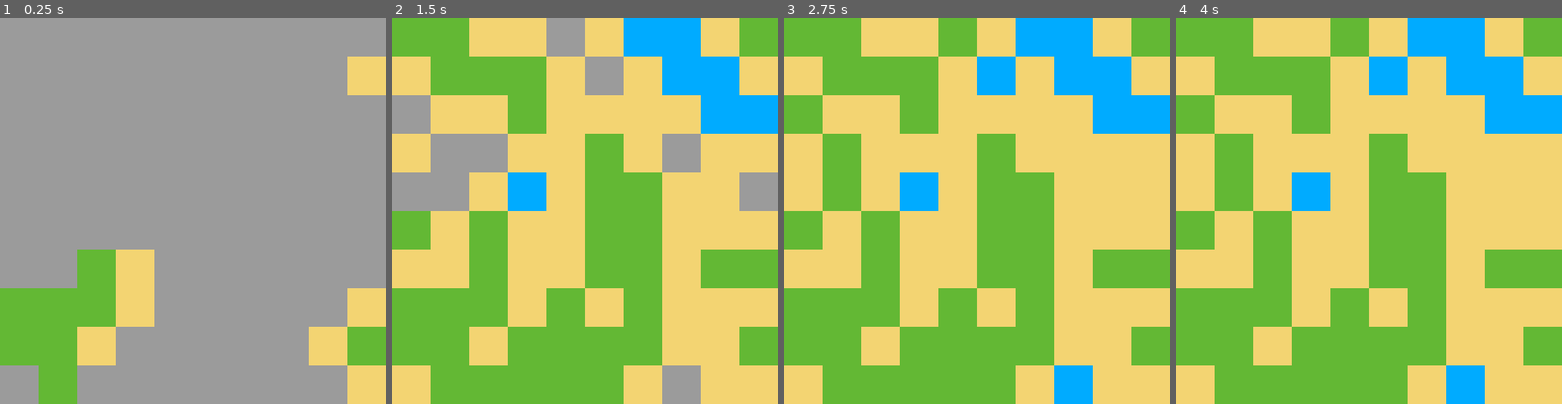
Above: before the commit, frames 1-4 (left to right).
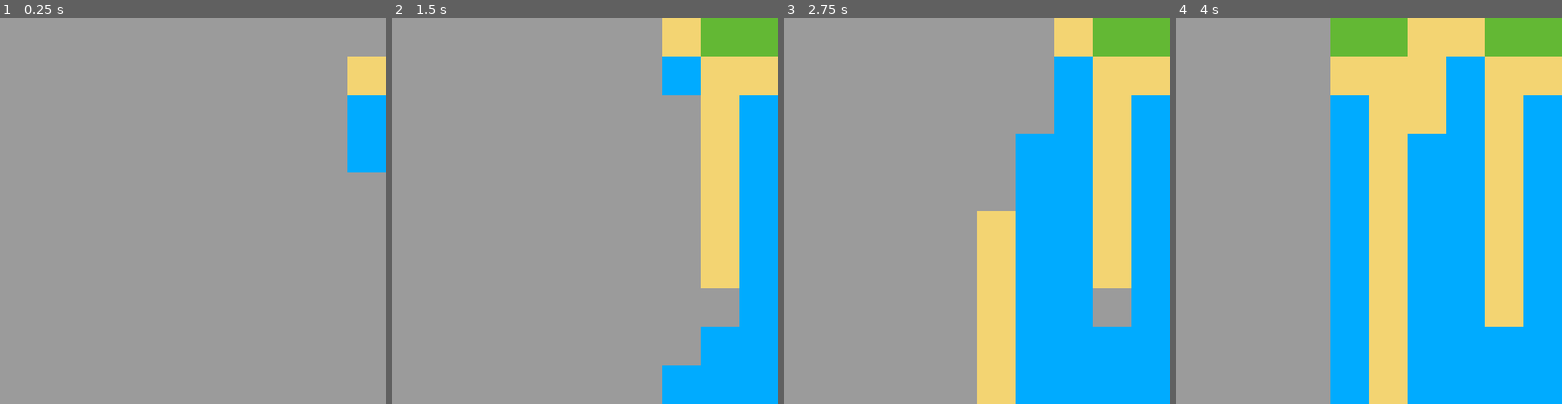
Above: after the commit, the same moments.

Repository: chaotic-pan/MP_GT_03_WFC
Game: Godot game, scene res://main.tscn
The game is run twice, just before and just after one commit, with the same random seed, the same clock (stepped at 60 frames per second) and the same inputs.
Inputs:
- Up to frame 1 (0.25 s): no input
- Up to frame 2 (1.5 s): no input
- Up to frame 3 (2.75 s): no input
- Up to frame 4 (4 s): no input

The runs differ from the first frame. In frame 1, 16% of the frame differs, in the area x 0-100%, y 20-100%; in frame 2, 85%; in frame 3, 91%, in the area x 0-100%, y 0-100%; in frame 4, 85%.

Commit message:
fixed rules

Diff:
--- a/main.gd
+++ b/main.gd
@@ -2,6 +2,7 @@
 var matrix=[]
 var rnd = RandomNumberGenerator.new()
 var finished = false
+var timer = 0.05
 
 # Called when the node enters the scene tree for the first time.
 func _ready():
@@ -15,21 +16,24 @@
 			matrix[x][y].pos = Vector2(x,y)
 
 # Called every frame. 'delta' is the elapsed time since the previous frame.
-func _process(delta):
-	if finished:
+func _process(_delta):
+	timer -= _delta
+	if finished || timer > 0:
 		return
+	timer = 0.05
 	var tile = getLowestEntrophy()
 	tile.collapse()
 	var x = tile.pos.x
 	var y = tile.pos.y
 	if x > 0:
-		propagation(tile, matrix[x-1][y])
+		propagation(tile.up, matrix[x-1][y])
 	if x < 9:
-		propagation(tile, matrix[x+1][y])
+		propagation(tile.down, matrix[x+1][y])
 	if y > 0:
-		propagation(tile, matrix[x][y-1])
+		propagation(tile.left, matrix[x][y-1])
 	if y < 9:
-		propagation(tile, matrix[x][y+1])
+		propagation(tile.right, matrix[x][y+1])
+
 
 func getLowestEntrophy():
 	var min = 4
@@ -48,8 +52,7 @@
 		finished = true
 	return minTiles[rnd.randf_range(0, minTiles.size())]
 
-func propagation(tile, neighbor):
-	var connections = tile.neighbors
+func propagation(connections, neighbor):
 	var possible = neighbor.options
 	var newPoss = []
 
--- a/tile.gd
+++ b/tile.gd
@@ -1,8 +1,13 @@
 extends ColorRect
+enum  type{EMPTY, SEA, COAST, LAND}
+@export var Tiletype = type.EMPTY
+var options = [type.SEA, type.COAST, type.LAND]
 
-@export var type = tileType.type.EMPTY
-var options = [tileType.type.SEA, tileType.type.COAST, tileType.type.LAND]
-var neighbors = []
+var up = []
+var down =[]
+var left = []
+var right = []
+
 var rnd = RandomNumberGenerator.new()
 var pos = Vector2(0,0)
 
@@ -11,29 +16,37 @@
 	setTile()
 
 func setTile():
-	match type:
-		tileType.type.EMPTY:
+	match Tiletype:
+		type.EMPTY:
 			color = Color("#9b9b9b")
-			neighbors = []
-		tileType.type.SEA:
+		type.SEA:
 			color = Color("#00abff")
-			neighbors = [tileType.type.SEA, tileType.type.COAST]
-		tileType.type.COAST:
+			up = [type.SEA, type.COAST]
+			down = [type.SEA]
+			left = [type.SEA, type.COAST]
+			right = [type.SEA, type.COAST]
+		type.COAST:
 			color = Color("#f3d472")
-			neighbors = [tileType.type.SEA, tileType.type.COAST, tileType.type.LAND]
-		tileType.type.LAND:
+			up = [type.LAND, type.COAST]
+			down = [type.SEA, type.COAST]
+			left = [type.SEA, type.COAST, type.LAND]
+			right = [type.SEA, type.COAST, type.LAND]
+		type.LAND:
 			color = Color("#63b834")
-			neighbors = [tileType.type.COAST, tileType.type.LAND]
+			up = [type.LAND]
+			down = [type.COAST, type.LAND]
+			right = [type.COAST, type.LAND]
+			left = [type.COAST, type.LAND]
 
 func getEntrophy():
-	if type != tileType.type.EMPTY:
+	if options.size() == 0:
 		return 4
 	return options.size()
 
 func collapse():
-	if type != tileType.type.EMPTY:
+	if options.size() == 0:
 		return
 	var c = options[rnd.randf_range(0, options.size())]
-	type = c
+	Tiletype = c
 	options.clear()
 	setTile()
--- a/tileType.gd
+++ /dev/null
@@ -1,4 +0,0 @@
-extends Node
-
-class_name tileType
-enum  type{EMPTY, SEA, COAST, LAND}
